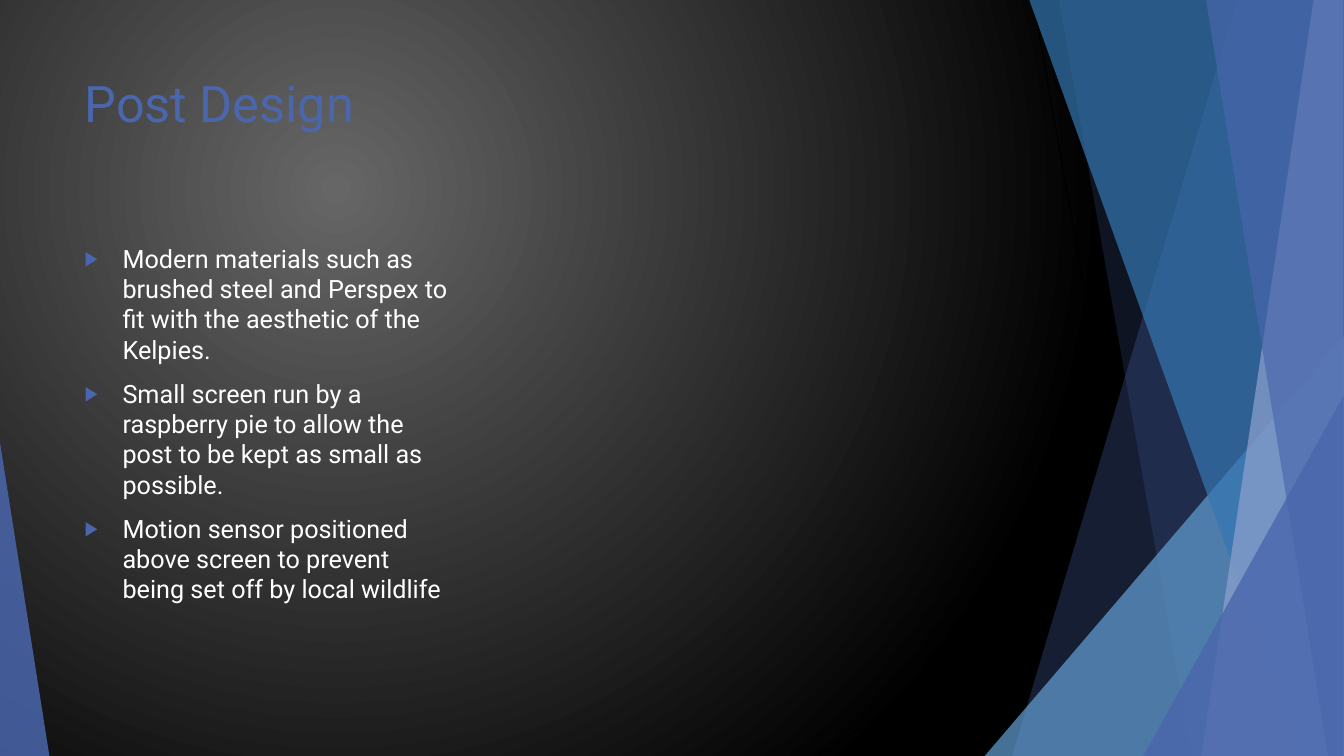
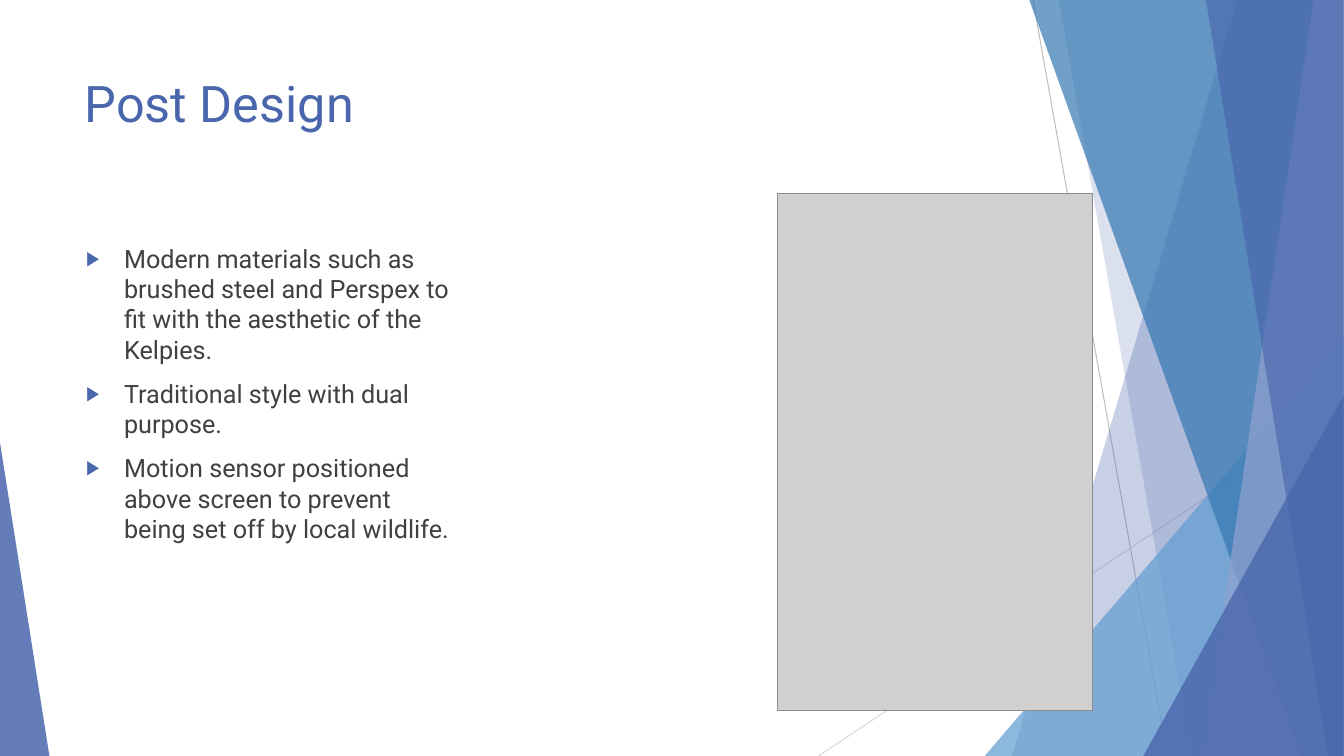
Before and after one commit to glasgow2016/team-5, a slide deck: slide 5 of Design.pptx (slide 7 before the commit). Drawn at 1344x756 pixels with LibreOffice and Linux fonts; fonts in the diff are those of the drawing; grey boxes stand for pictures. Boxes give left, top, right and bottom in pixels: in the first picture for what was removed or moved away, otherwise in the second. Text is boxed around its words. In the diff, an @@ line names an element or a change of style, - is before the commit and + after.

```diff
--- a/Design.pptx
+++ b/Design.pptx
@@ background gradient #676767 to #000000 to #FFFFFF @@
@@ line (1033, 0) - (1168, 756): stroke #000000 0.75 pt to #BFBFBF 0.75 pt @@
@@ picture added at [778, 194, 1094, 712] @@
@@ text at [124, 249, 448, 364]: text colour #FFFFFF to #404040 in "Modern materials such as brushed steel and ..." @@
@@ text at [124, 384, 449, 544]: text changed; text colour #FFFFFF to #404040 @@
-▶ Small screen run by a raspberry pie to allow the post to be kept as small as possible.
-▶ Motion sensor positioned above screen to prevent being set off by local wildlife
+▶ Traditional style with dual purpose.
+▶ Motion sensor positioned above screen to prevent being set off by local wildlife.
@@ line (1344, 406) - (819, 756): stroke #000000 0.75 pt to #D9D9D9 0.75 pt @@
```
Also in this commit, not shown: 5 other slides changed, 2 slides removed.
